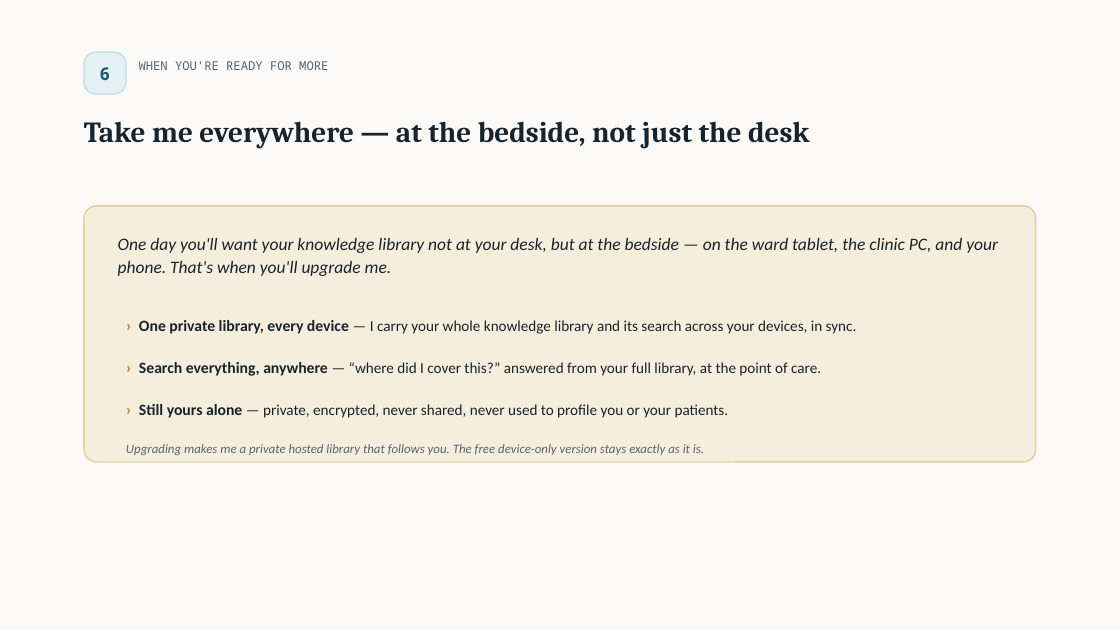
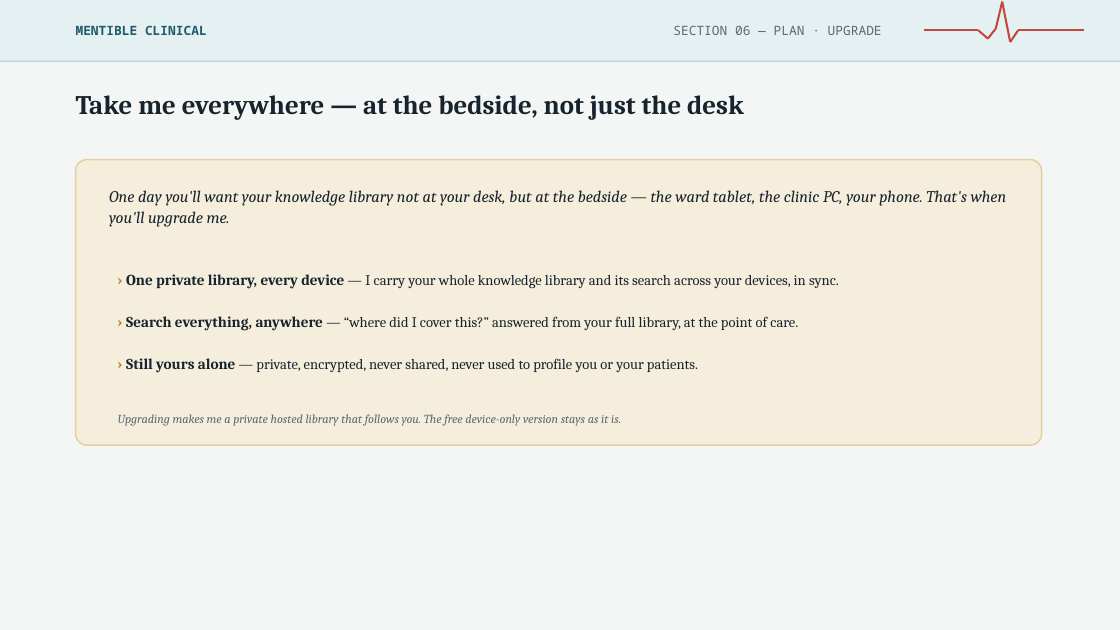
Before and after one commit to wegofwd2020-hub/Mentible, a slide deck: slide 7 of docs/persona-decks/mentible-for-physicians.pptx. Drawn at 1120x630 pixels with LibreOffice and Linux fonts; fonts in the diff are those of the drawing. Boxes give left, top, right and bottom in pixels: in the first picture for what was removed or moved away, otherwise in the second. Text is boxed around its words. In the diff, an @@ line names an element or a change of style, - is before the commit and + after.

```diff
--- a/docs/persona-decks/mentible-for-physicians.pptx
+++ b/docs/persona-decks/mentible-for-physicians.pptx
@@ rectangle at (0, 0, 1120, 630): fill #FBFAF9 to #F4F6F5 @@
@@ rectangle added at (0, 0, 1120, 60), fill #E4F0F1 @@
@@ text added at (76, 25, 207, 35), 11 pt, text #1F5C6B, bold @@
+MENTIBLE CLINICAL
@@ text added at (673, 26, 882, 35), 11 pt, text #5A6A72 @@
+SECTION 06 — PLAN · UPGRADE
@@ line added from (988, 39) to (996, 29), #C0483C 1.75 pt @@
@@ line added from (996, 29) to (1002, 2), #C0483C 1.75 pt @@
@@ line added from (1002, 2) to (1011, 42), #C0483C 1.75 pt @@
@@ rounded rectangle removed at (84, 52, 126, 94) @@
@@ line added from (924, 30) to (979, 30), #C0483C 1.75 pt @@
@@ line added from (979, 30) to (988, 39), #C0483C 1.75 pt @@
@@ line added from (1011, 42) to (1018, 30), #C0483C 1.75 pt @@
@@ line added from (1018, 30) to (1084, 30), #C0483C 1.75 pt @@
@@ rectangle added at (0, 60, 1120, 62), fill #BEDDDF @@
@@ text "Take me everywhere — at ...": place and size @@
-text "Take me everywhere — at ..." at (84, 121, 810, 149)
+text "Take me everywhere — at ..." at (76, 95, 744, 120)
@@ text "Take me everywhere — at ..." at (76, 95, 744, 120): size 25 to 23 pt @@
@@ text removed at (100, 67, 110, 80) @@
-6
@@ text removed at (139, 61, 328, 70) @@
-WHEN YOU'RE READY FOR MORE
@@ rounded rectangle: place and size @@
-rounded rectangle at (84, 206, 1036, 462)
+rounded rectangle at (76, 160, 1042, 445)
@@ rounded rectangle at (76, 160, 1042, 445): proportions changed @@
@@ text at (109, 190, 1007, 227): text changed; size 15 to 14 pt; font Calibri to Cambria @@
-One day you'll want your knowledge library not at your desk, but at the bedside — on the ward tablet, the clinic PC, and your phone. That's when you'll upgrade me.
+One day you'll want your knowledge library not at your desk, but at the bedside — the ward tablet, the clinic PC, your phone. That's when you'll upgrade me.
@@ text "› One private library, every ...": place and size @@
-text "› One private library, every ..." at (139, 320, 857, 334)
+text "› One private library, every ..." at (126, 274, 839, 289)
@@ text "› One private library, every ..." at (126, 274, 839, 289): size 13.5 to 13 pt in "One private library, every device"; size 13 to 12.5 pt in "— I carry your whole knowledge library ..."; font Calibri to Cambria @@
@@ text "› Search everything, anywhere — ...": place and size @@
-text "› Search everything, anywhere — ..." at (139, 362, 821, 376)
+text "› Search everything, anywhere — ..." at (126, 316, 798, 331)
@@ text "› Search everything, anywhere — ..." at (126, 316, 798, 331): size 13.5 to 13 pt in "Search everything, anywhere"; size 13 to 12.5 pt in "— “where did I cover this?” answered ..."; font Calibri to Cambria @@
@@ text "› Still yours alone — ...": place and size @@
-text "› Still yours alone — ..." at (139, 404, 729, 418)
+text "› Still yours alone — ..." at (126, 358, 698, 373)
@@ text "› Still yours alone — ..." at (126, 358, 698, 373): size 13.5 to 13 pt in "Still yours alone"; size 13 to 12.5 pt in "— private, encrypted, never shared, never used ..."; font Calibri to Cambria @@
@@ text at (118, 414, 621, 426): text changed; size 11 to 10.5 pt; font Calibri to Cambria; text colour #566572 to #5A6A72 @@
-Upgrading makes me a private hosted library that follows you. The free device-only version stays exactly as it is.
+Upgrading makes me a private hosted library that follows you. The free device-only version stays as it is.
```
Also in this commit, not shown: 7 other slides changed, 4 other files.
